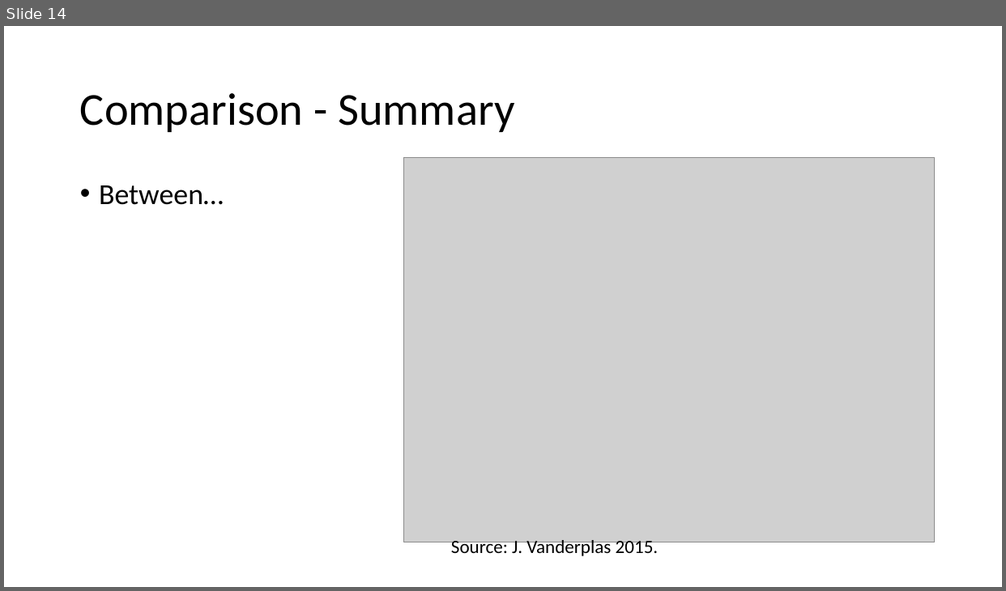
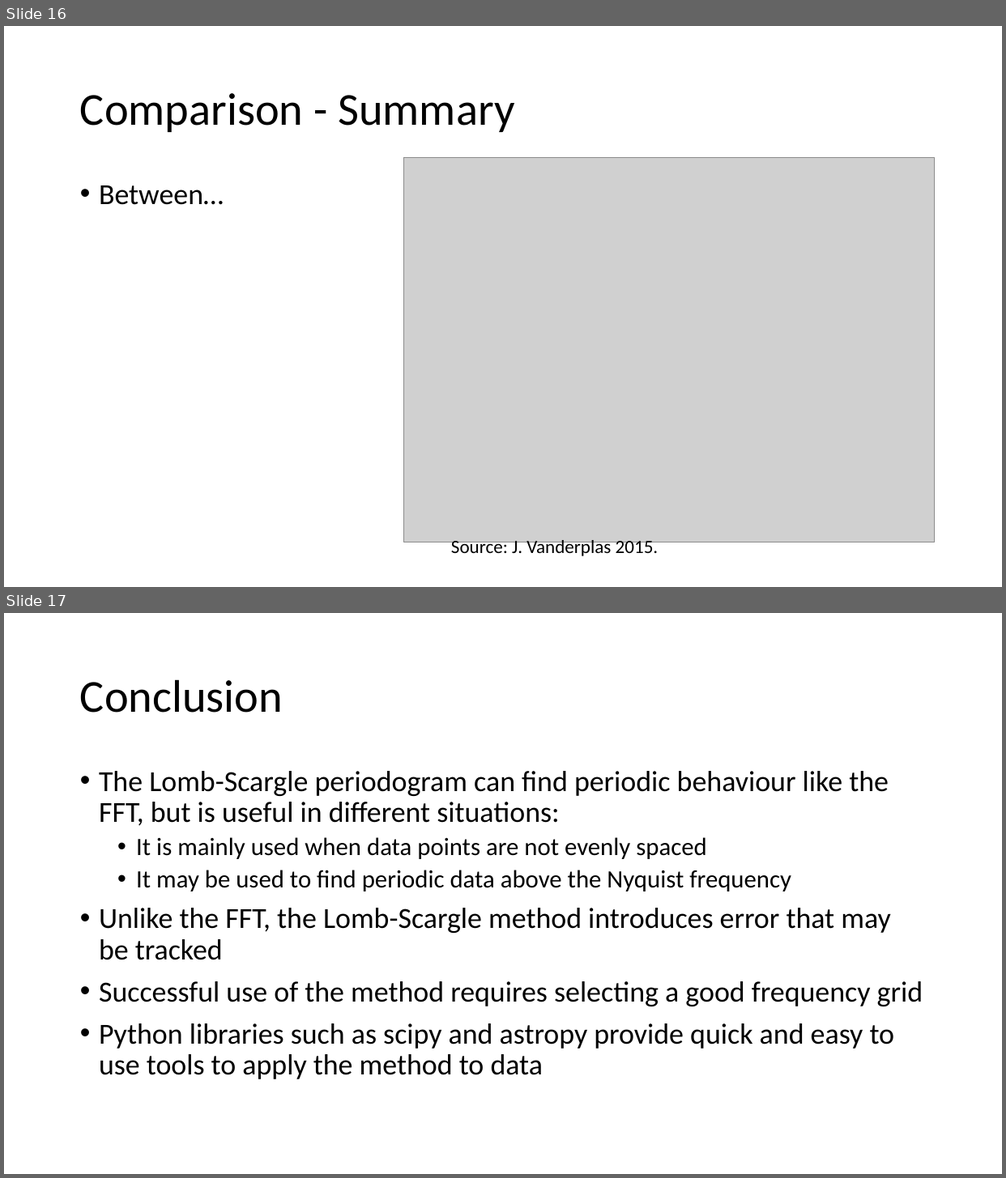
Before and after one commit to Tsintsuntsini/PHYS_581, a slide deck: Presentation2/The Lomb-Scargle Algorithm-v2.pptx. Shown one above the other, each under a label of ours: slide 14 before the commit, slides 16 and 17 after it. The pictures are 1006x591 and 1006x1178 pixels, drawn with LibreOffice and Linux fonts; fonts in the diff are those of the drawing; grey boxes stand for pictures. Boxes give left, top, right and bottom in pixels: in the first picture for what was removed or moved away, otherwise in the second. Text is boxed around its words. In the diff, an @@ line names an element or a change of style, - is before the commit and + after.

```diff
--- a/Presentation2/The Lomb-Scargle Algorithm-v2.pptx
+++ b/Presentation2/The Lomb-Scargle Algorithm-v2.pptx
@@ slide 17 added at (x1=4, y1=613, x2=1002, y2=1174), background #FFFFFF @@
@@ title added at (x1=80, y1=679, x2=283, y2=713), 44 pt, text #000000 @@
+Conclusion
@@ text added at (x1=99, y1=771, x2=923, y2=1080), 28 pt, text #000000 @@
+• The Lomb-Scargle periodogram can find periodic behaviour like the FFT, but is useful in different situations:
+  • It is mainly used when data points are not evenly spaced
+  • It may be used to find periodic data above the Nyquist frequency
+• Unlike the FFT, the Lomb-Scargle method introduces error that may be tracked
+• Successful use of the method requires selecting a good frequency grid
+• Python libraries such as scipy and astropy provide quick and easy to use tools to apply the method to data
@@ what was slide 14 is now slide 16 @@
```
Also in this commit, not shown: 4 slides changed, 2 other slides added, 1 slide removed.
